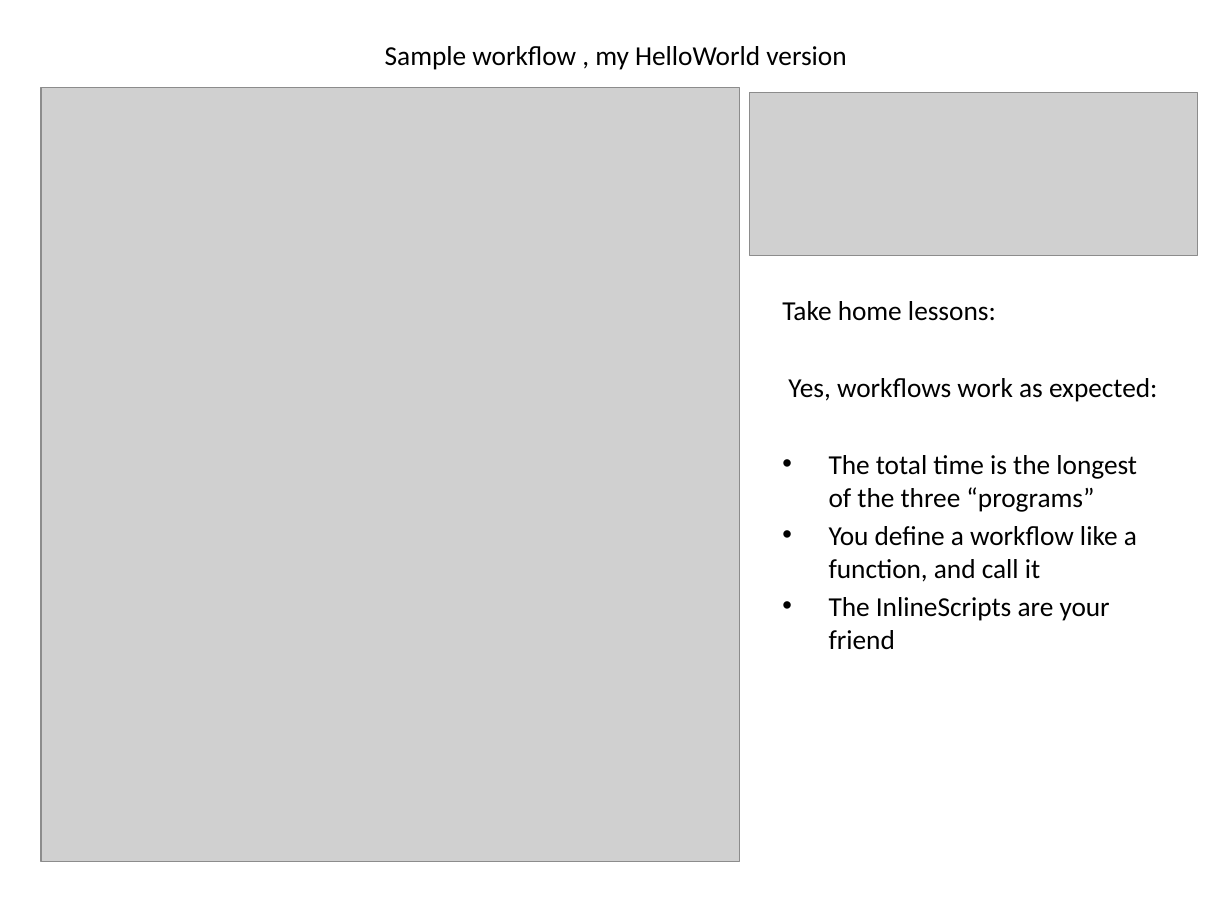
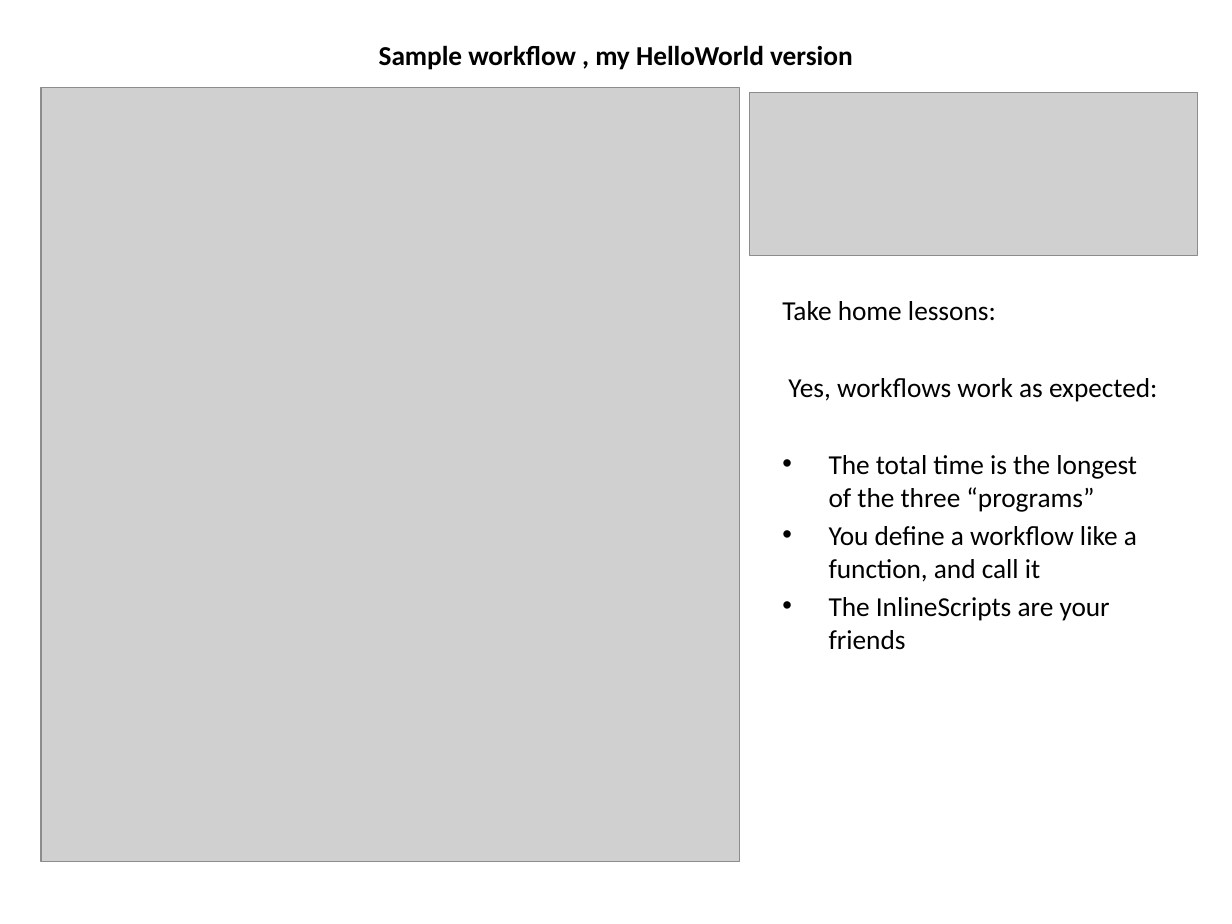
Before and after one commit to wildgrok/PowerShell, a slide deck: slide 8 of PowerShell From The Trenches - Workflows.pptx (slide 7 before the commit). Drawn at 1232x924 pixels with LibreOffice and Linux fonts; fonts in the diff are those of the drawing; grey boxes stand for pictures. Boxes give left, top, right and bottom in pixels: in the first picture for what was removed or moved away, otherwise in the second. Text is boxed around its words. In the diff, an @@ line names an element or a change of style, - is before the commit and + after.

```diff
--- a/PowerShell From The Trenches - Workflows.pptx
+++ b/PowerShell From The Trenches - Workflows.pptx
@@ title "Sample workflow , my HelloWorld ..." at (379, 45, 853, 70): bold on @@
@@ text at (829, 597, 1110, 650): text changed @@
-• The InlineScripts are your friend
+• The InlineScripts are your friends
```
Also in this commit, not shown: 19 other slides changed, 21 slides added, 2 slides removed.
